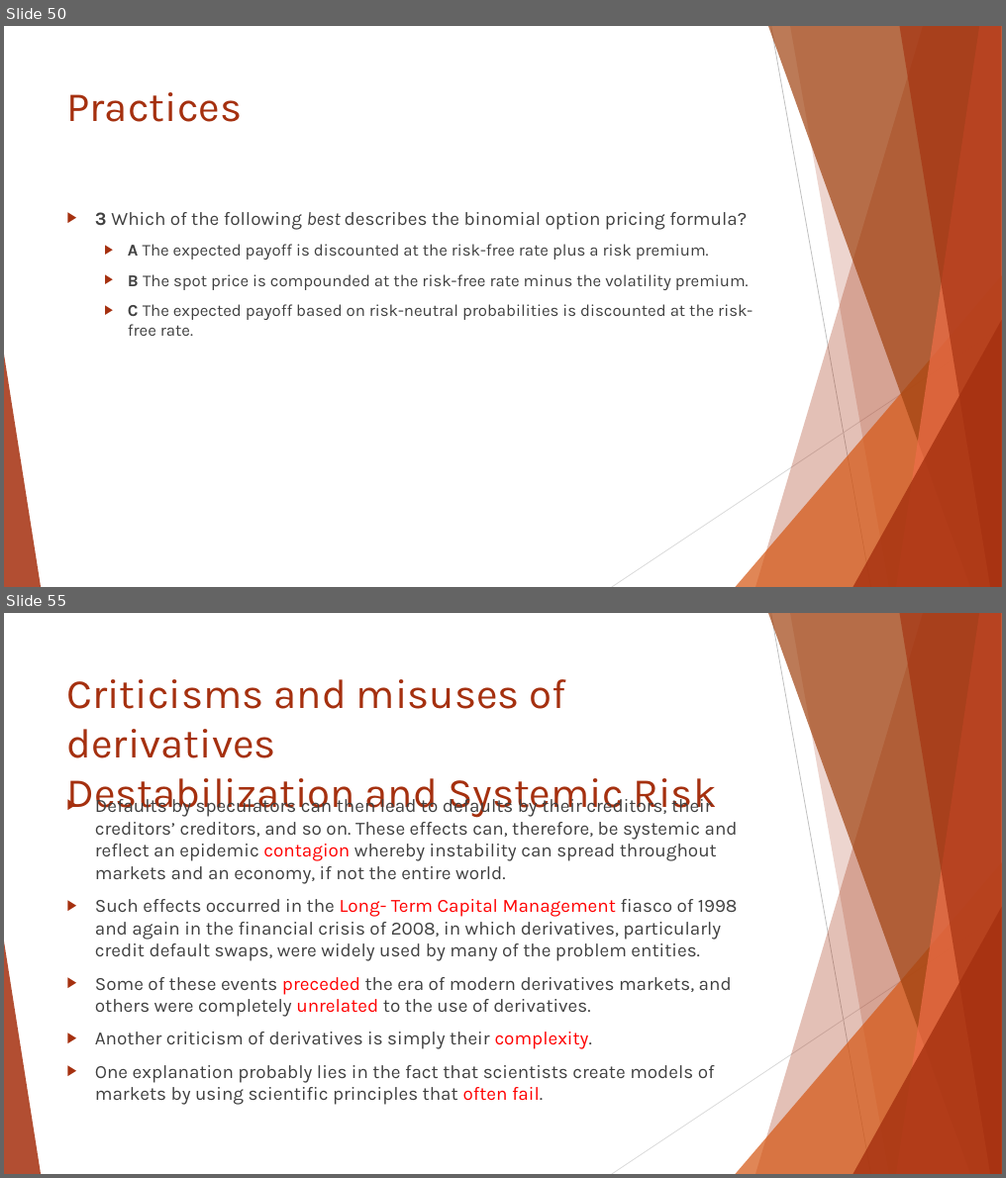
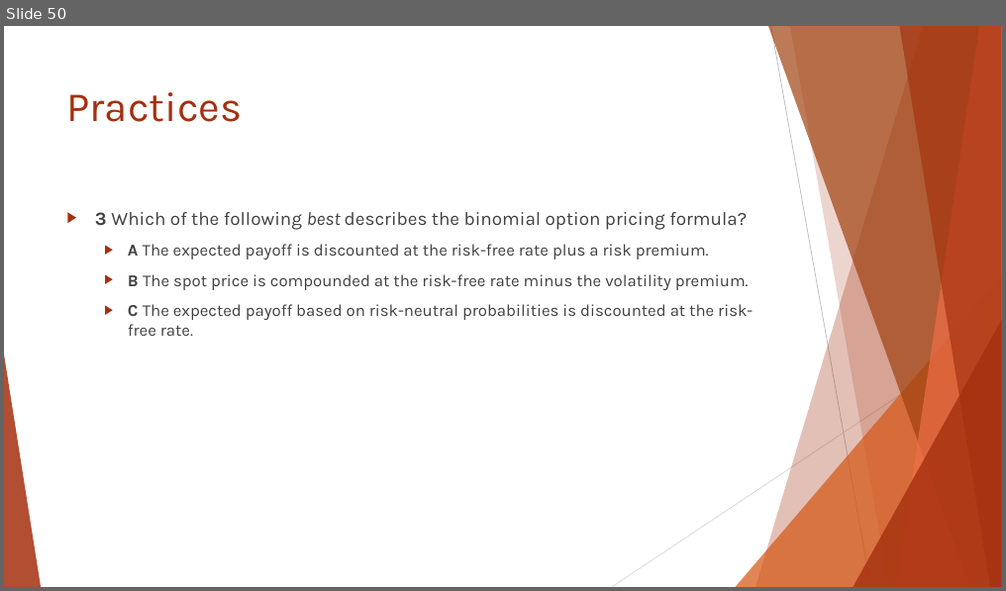
Before and after one commit to Isco0530/data, a slide deck: Reading 46.pptx. Shown one above the other, each under a label of ours: slides 50 and 55 before the commit, slide 50 after it; the slides between them are not shown. The pictures are 1006x1178 and 1006x591 pixels, drawn with LibreOffice and Linux fonts; fonts in the diff are those of the drawing. Boxes give left, top, right and bottom in pixels: in the first picture for what was removed or moved away, otherwise in the second. Text is boxed around its words. In the diff, an @@ line names an element or a change of style, - is before the commit and + after.

```diff
--- a/Reading 46.pptx
+++ b/Reading 46.pptx
@@ slide 55 removed at [4,613,1002,1174], background #FFFFFF; not listed: 10 template elements that a slide beside it also shows @@
@@ title removed at [67,679,717,818] @@
-Criticisms and misuses of derivatives
-Destabilization and Systemic Risk
@@ text removed at [95,795,738,1105] @@
-▶ Defaults by speculators can then lead to defaults by their creditors, their creditors’ creditors, and so on. These effects can, therefore, be systemic and reflect an epidemic contagion whereby instability can spread throughout markets and an economy, if not the entire world.
-▶ Such effects occurred in the Long- Term Capital Management fiasco of 1998 and again in the financial crisis of 2008, in which derivatives, particularly credit default swaps, were widely used by many of the problem entities.
-▶ Some of these events preceded the era of modern derivatives markets, and others were completely unrelated to the use of derivatives.
-▶ Another criticism of derivatives is simply their complexity.
-▶ One explanation probably lies in the fact that scientists create models of markets by using scientific principles that often fail.
```
Also in this commit, not shown: 1 slide changed, 2 slides added, 13 other slides removed.
